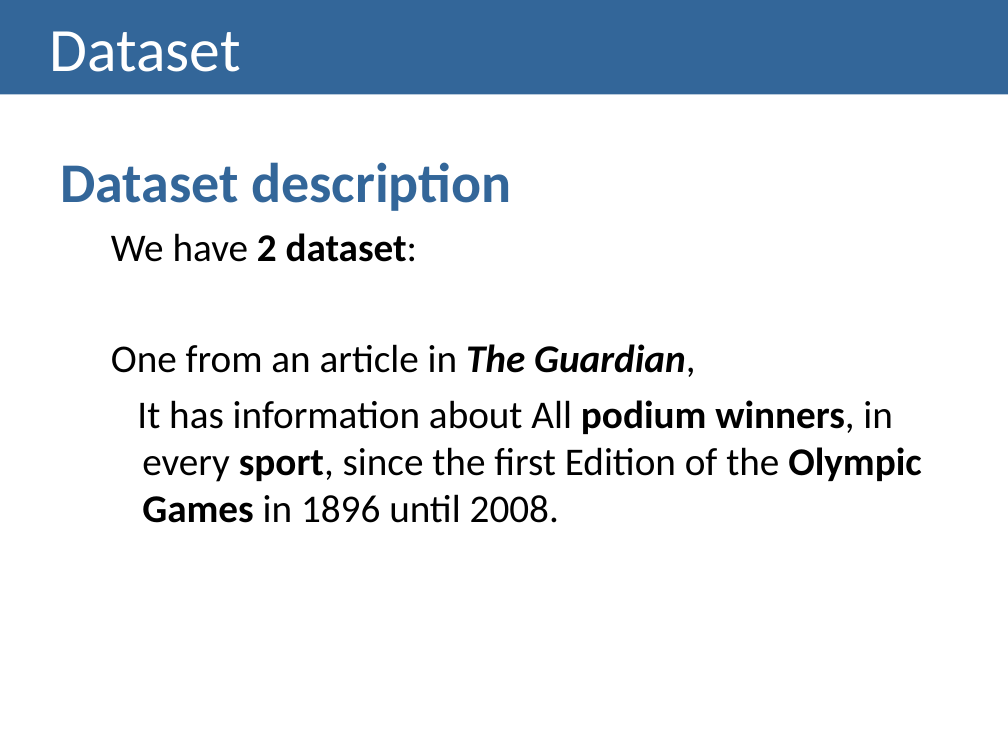
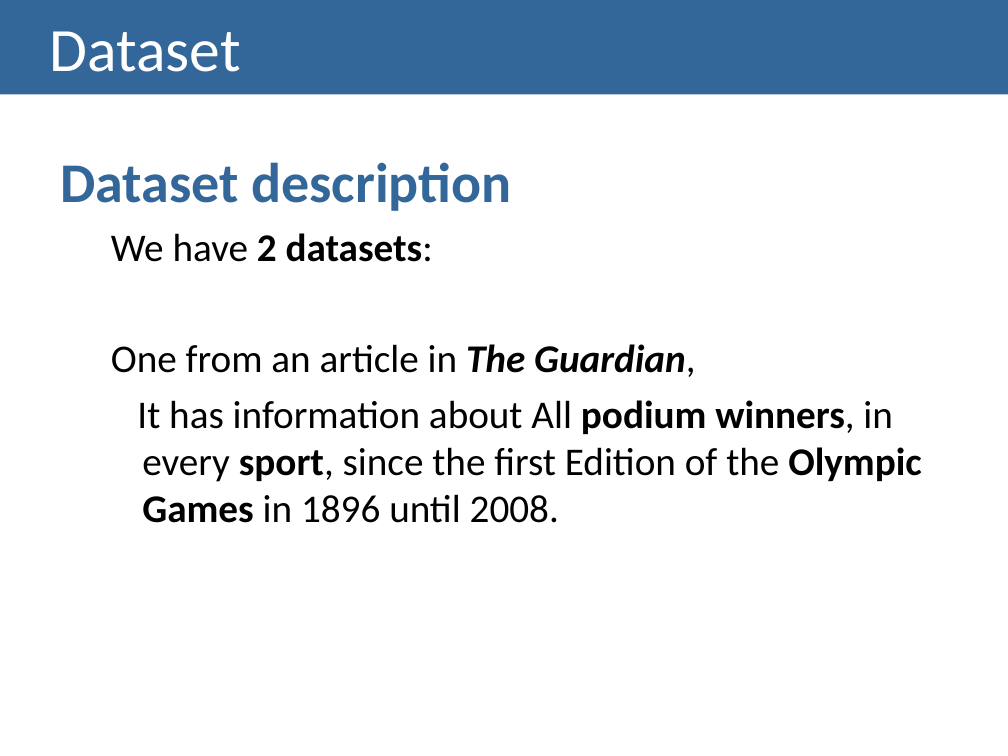
Before and after one commit to carboned4/V_I_2015_1, a slide deck: slide 8 of Lab03-PresentationTemplate.pptx. Drawn at 1008x756 pixels with LibreOffice and Linux fonts; fonts in the diff are those of the drawing. Boxes give left, top, right and bottom in pixels: in the first picture for what was removed or moved away, otherwise in the second. Text is boxed around its words. In the diff, an @@ line names an element or a change of style, - is before the commit and + after.

```diff
--- a/Lab03-PresentationTemplate.pptx
+++ b/Lab03-PresentationTemplate.pptx
@@ text at (111, 233, 433, 262): text changed @@
-  We have 2 dataset:
+  We have 2 datasets:
```
Also in this commit, not shown: 2 other slides changed, 1 slide added.
